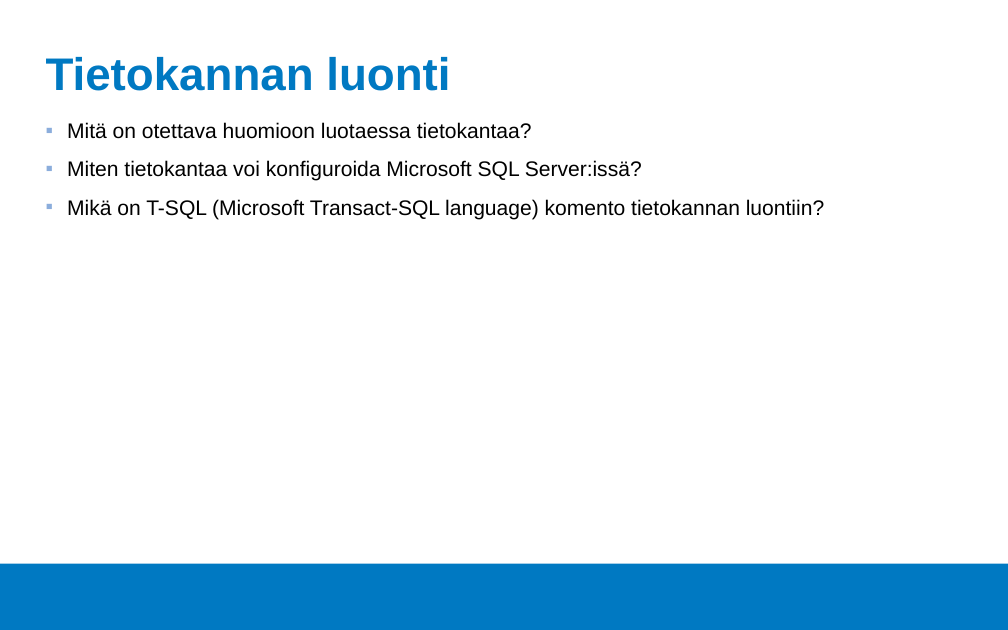
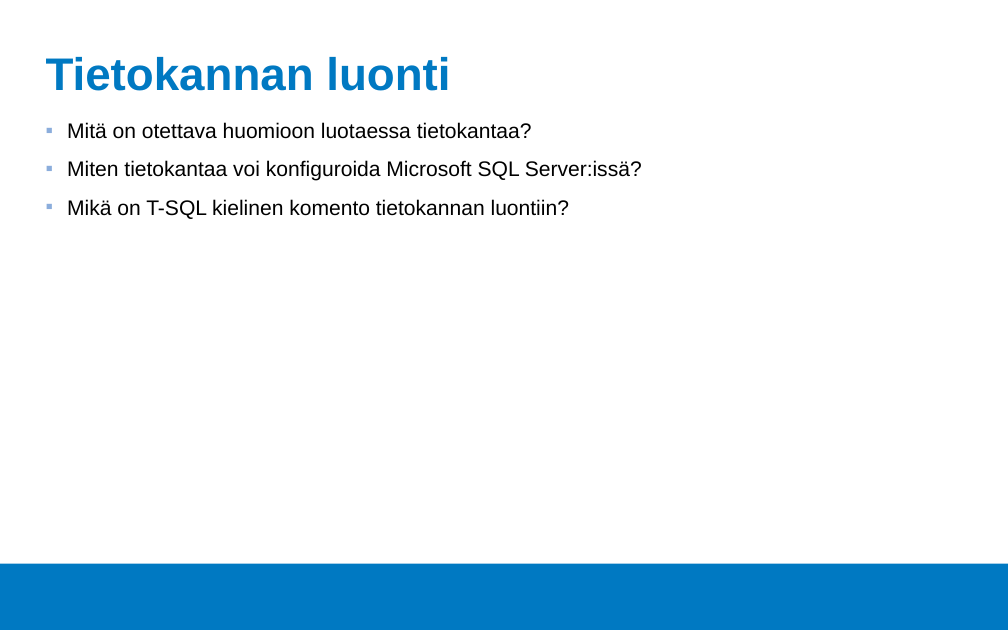
Before and after one commit to Tietokantahallinta/Tietokantahallinta.github.io, a slide deck: slide 6 of luennot/viikko01/Luentokalvot_01.odp. Drawn at 1008x630 pixels with LibreOffice and Linux fonts; fonts in the diff are those of the drawing; background and template pictures are left out. Boxes give left, top, right and bottom in pixels: in the first picture for what was removed or moved away, otherwise in the second. Text is boxed around its words. In the diff, an @@ line names an element or a change of style, - is before the commit and + after.

```diff
--- a/luennot/viikko01/Luentokalvot_01.odp
+++ b/luennot/viikko01/Luentokalvot_01.odp
@@ text at (67,199,569,219): text changed @@
-▪ Mikä on T-SQL (Microsoft Transact-SQL language) komento tietokannan luontiin?
+▪ Mikä on T-SQL kielinen komento tietokannan luontiin?
```
Also in this commit, not shown: 1 other slide changed, 1 slide added, 1 slide removed, 11 other files.
